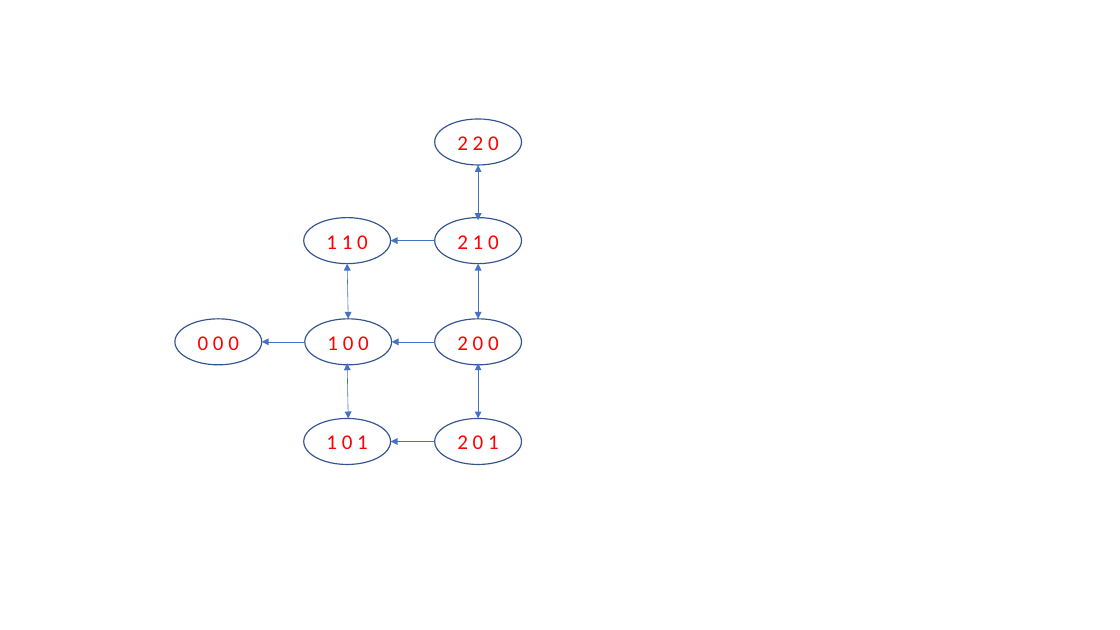
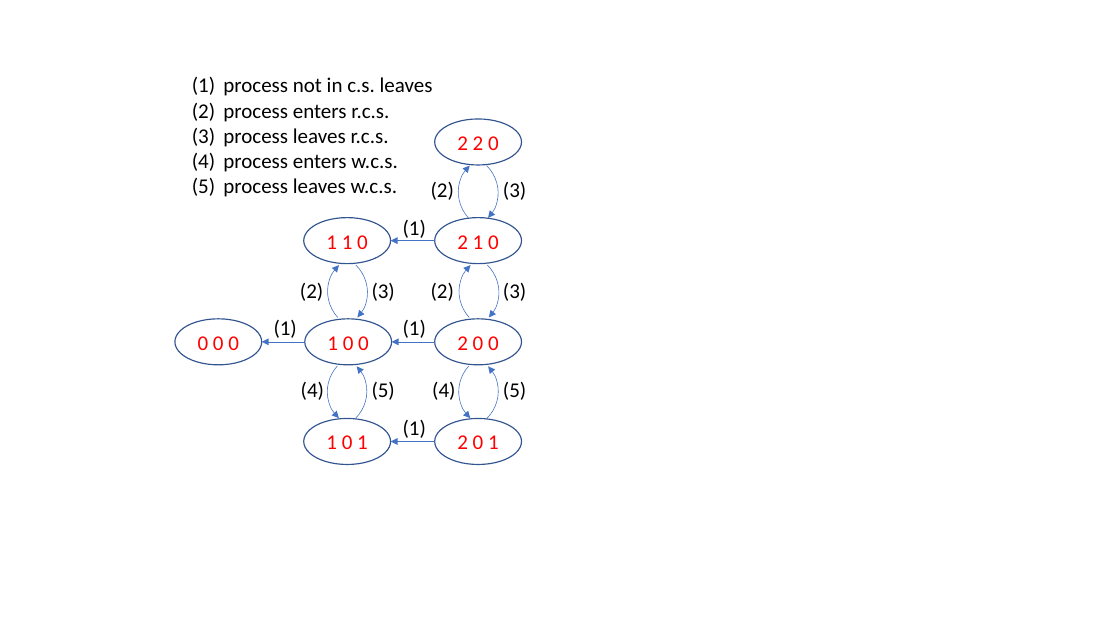
Before and after one commit to harmonylang/harmony, a slide deck: slide 2 of book/figures.pptx. Drawn at 1120x630 pixels with LibreOffice and Linux fonts; fonts in the diff are those of the drawing. Boxes give left, top, right and bottom in pixels: in the first picture for what was removed or moved away, otherwise in the second. Text is boxed around its words. In the diff, an @@ line names an element or a change of style, - is before the commit and + after.

```diff
--- a/book/figures.pptx
+++ b/book/figures.pptx
@@ text added at box(223, 77, 433, 197), 18 pt, text #000000 @@
+(1) process not in c.s. leaves
+(2) process enters r.c.s.
+(3) process leaves r.c.s.
+(4) process enters w.c.s.
+(5) process leaves w.c.s.
@@ arc (boxed as its full ellipse) added at box(409, 139, 514, 244), outline #4472C4 0.5 pt @@
@@ arc (boxed as its full ellipse) added at box(443, 142, 548, 247), outline #4472C4 0.5 pt @@
@@ double arrow removed from (478, 165) to (478, 220) @@
@@ text added at box(431, 182, 454, 200), 18 pt, text #000000 @@
+(2)
@@ text added at box(503, 182, 526, 200), 18 pt, text #000000 @@
+(3)
@@ arc (boxed as its full ellipse) added at box(278, 238, 383, 343), outline #4472C4 0.5 pt @@
@@ text added at box(403, 220, 426, 241), 18 pt, text #000000 @@
+(1)
@@ arc (boxed as its full ellipse) added at box(410, 238, 515, 343), outline #4472C4 0.5 pt @@
@@ arc (boxed as its full ellipse) added at box(313, 241, 417, 347), outline #4472C4 0.5 pt @@
@@ double arrow removed from (347, 264) to (349, 319) @@
@@ arc (boxed as its full ellipse) added at box(444, 241, 549, 347), outline #4472C4 0.5 pt @@
@@ double arrow removed from (478, 264) to (478, 319) @@
@@ text added at box(300, 283, 323, 301), 18 pt, text #000000 @@
+(2)
@@ text added at box(372, 283, 395, 301), 18 pt, text #000000 @@
+(3)
@@ text added at box(431, 283, 454, 301), 18 pt, text #000000 @@
+(2)
@@ text added at box(503, 283, 526, 301), 18 pt, text #000000 @@
+(3)
@@ text added at box(274, 320, 297, 338), 18 pt, text #000000 @@
+(1)
@@ text added at box(403, 320, 426, 338), 18 pt, text #000000 @@
+(1)
@@ arc (boxed as its full ellipse) added at box(278, 341, 382, 446), outline #4472C4 0.5 pt @@
@@ arc (boxed as its full ellipse) added at box(312, 338, 416, 443), outline #4472C4 0.5 pt @@
@@ arc (boxed as its full ellipse) added at box(409, 341, 514, 446), outline #4472C4 0.5 pt @@
@@ arc (boxed as its full ellipse) added at box(444, 338, 548, 443), outline #4472C4 0.5 pt @@
@@ text added at box(301, 382, 324, 400), 18 pt, text #000000 @@
+(4)
@@ double arrow removed from (347, 364) to (349, 418) @@
@@ text added at box(372, 382, 395, 400), 18 pt, text #000000 @@
+(5)
@@ text added at box(432, 382, 455, 400), 18 pt, text #000000 @@
+(4)
@@ double arrow removed from (478, 364) to (478, 418) @@
@@ text added at box(503, 382, 526, 400), 18 pt, text #000000 @@
+(5)
@@ text added at box(403, 420, 426, 438), 18 pt, text #000000 @@
+(1)
```
Also in this commit, not shown: 2 other slides changed, 1 other file.
